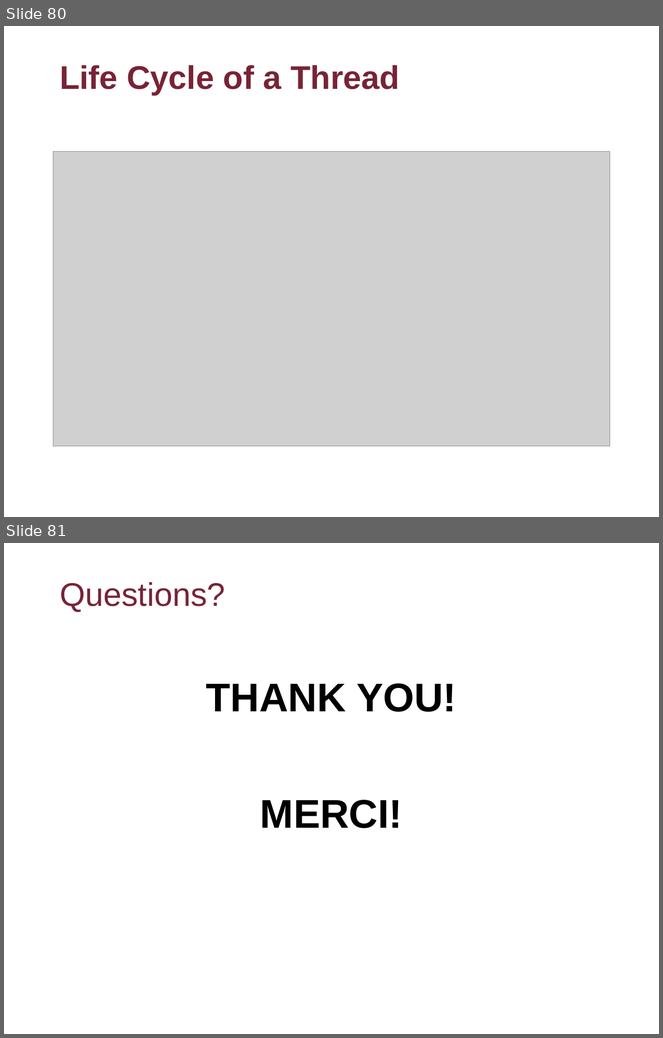
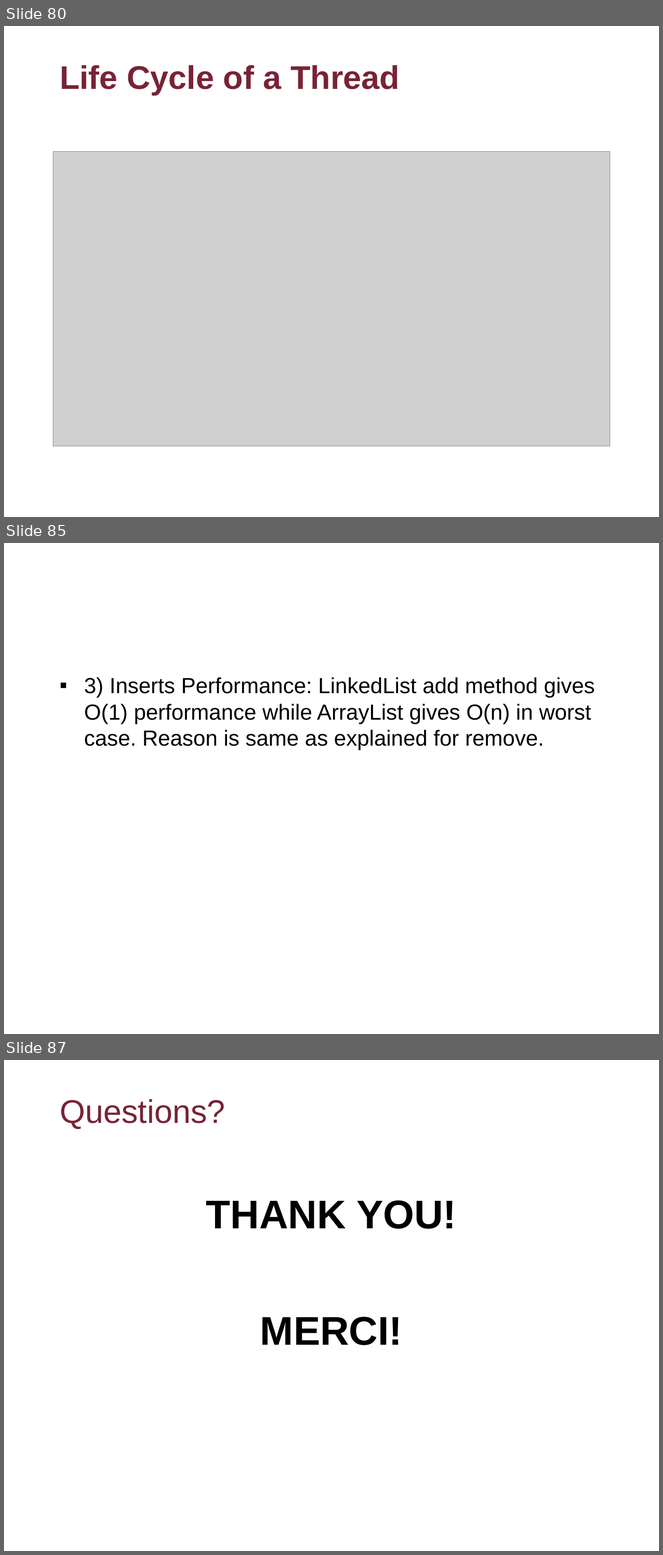
Before and after one commit to flyworker/java-workshop, a slide deck: Advanced Java Workshop-Concordia.ppt. Shown one above the other, each under a label of ours: slides 80 and 81 before the commit, slides 80, 85 and 87 after it; the slides between them are not shown. The pictures are 663x1038 and 663x1555 pixels, drawn with LibreOffice and Linux fonts; fonts in the diff are those of the drawing; grey boxes stand for pictures; background and template pictures are left out. Boxes give left, top, right and bottom in pixels: in the first picture for what was removed or moved away, otherwise in the second. Text is boxed around its words. In the diff, an @@ line names an element or a change of style, - is before the commit and + after.

```diff
--- a/Advanced Java Workshop-Concordia.ppt
+++ b/Advanced Java Workshop-Concordia.ppt
@@ slide 85 added at bbox=[4, 543, 659, 1034], background picture (left out) @@
@@ text added at bbox=[84, 677, 595, 750], 24 pt, text #000000 @@
+▪ 3) Inserts Performance: LinkedList add method gives O(1) performance while ArrayList gives O(n) in worst case. Reason is same as explained for remove.
@@ what was slide 81 is now slide 87 @@
```
Also in this commit, not shown: 5 other slides added, 3 other files.
